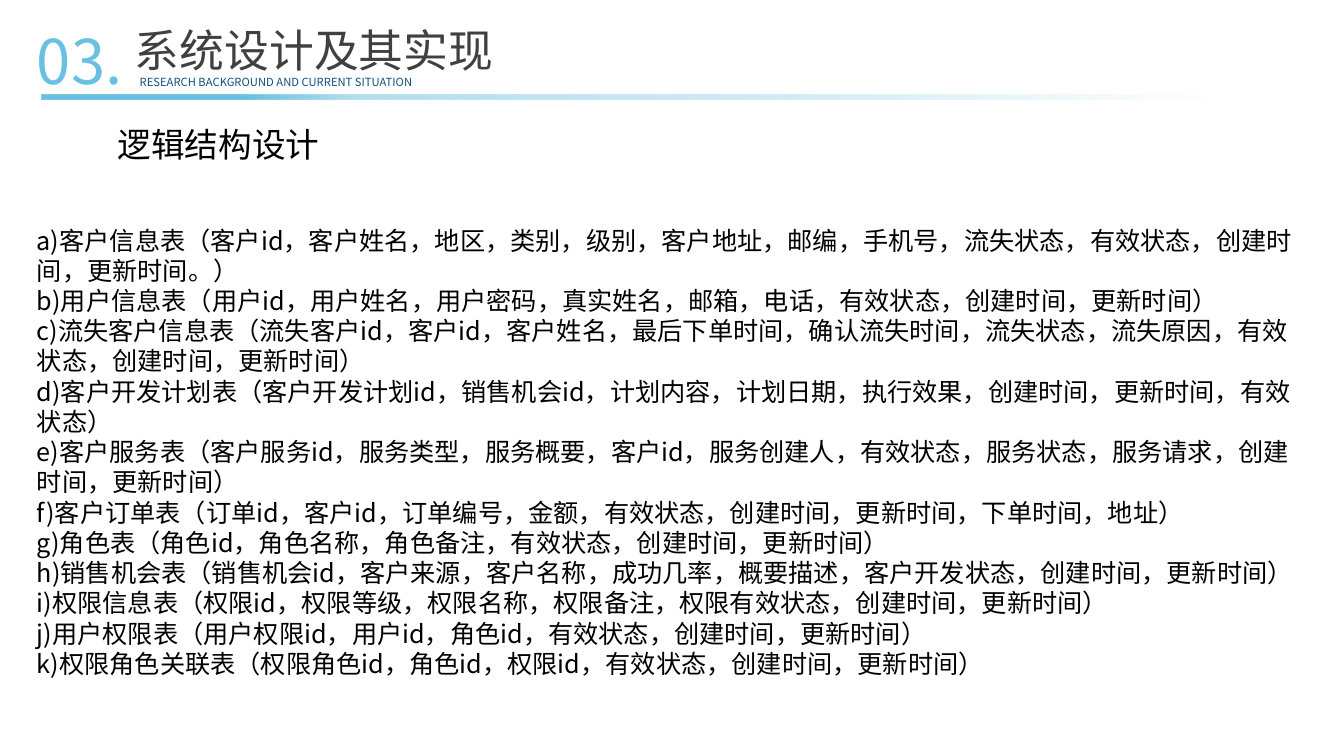
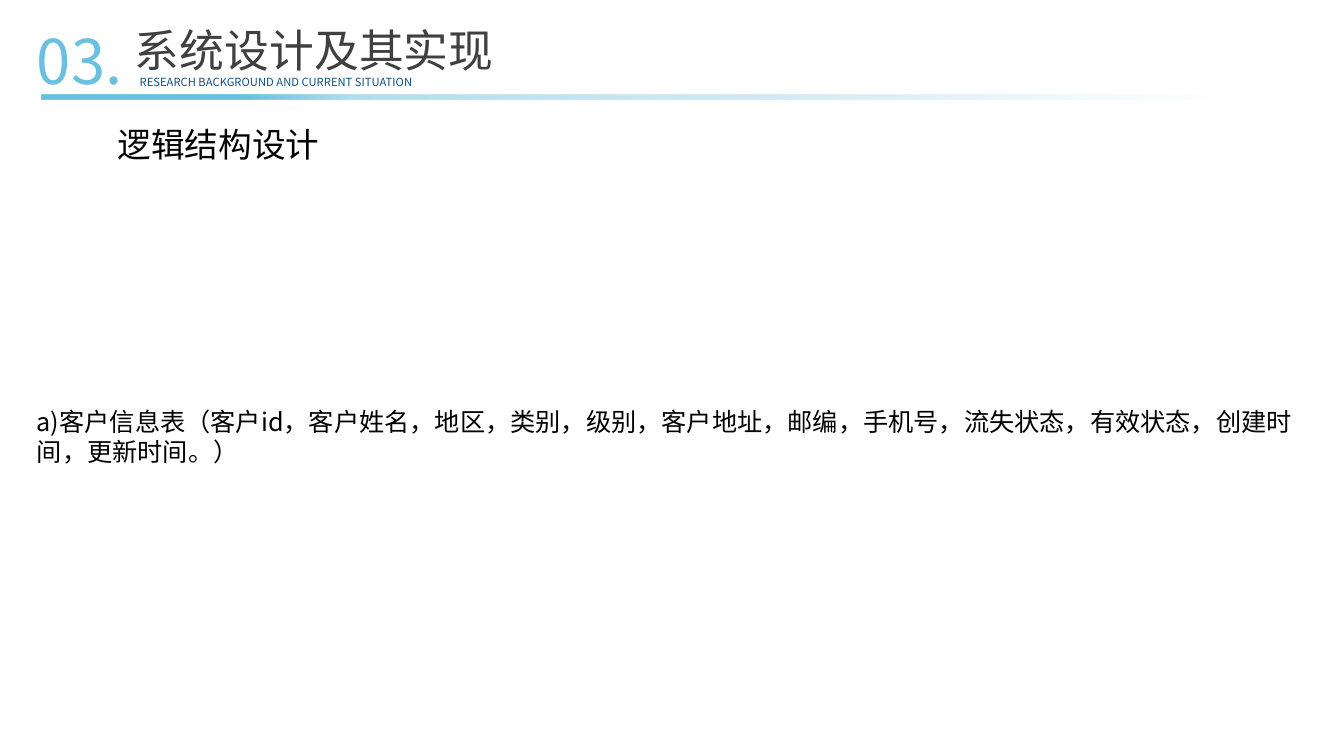
Before and after one commit to ConsoleLZ/chat-app, a slide deck: slide 16 of 毕业论文/毕业答辩(系统开发）.pptx. Drawn at 1344x756 pixels with LibreOffice and Linux fonts; fonts in the diff are those of the drawing. Boxes give left, top, right and bottom in pixels: in the first picture for what was removed or moved away, otherwise in the second. Text is boxed around its words. In the diff, an @@ line names an element or a change of style, - is before the commit and + after.

```diff
--- a/毕业论文/毕业答辩(系统开发）.pptx
+++ b/毕业论文/毕业答辩(系统开发）.pptx
@@ text in rectangle at (37, 288, 1293, 678): paragraphs removed @@
-b)用户信息表（用户id，用户姓名，用户密码，真实姓名，邮箱，电话，有效状态，创建时间，更新时间）
-c)流失客户信息表（流失客户id，客户id，客户姓名，最后下单时间，确认流失时间，流失状态，流失原因，有效状态，创建时间，更新时间）
-d)客户开发计划表（客户开发计划id，销售机会id，计划内容，计划日期，执行效果，创建时间，更新时间，有效状态）
-e)客户服务表（客户服务id，服务类型，服务概要，客户id，服务创建人，有效状态，服务状态，服务请求，创建时间，更新时间）
-f)客户订单表（订单id，客户id，订单编号，金额，有效状态，创建时间，更新时间，下单时间，地址）
-g)角色表（角色id，角色名称，角色备注，有效状态，创建时间，更新时间）
-h)销售机会表（销售机会id，客户来源，客户名称，成功几率，概要描述，客户开发状态，创建时间，更新时间）
-i)权限信息表（权限id，权限等级，权限名称，权限备注，权限有效状态，创建时间，更新时间）
-j)用户权限表（用户权限id，用户id，角色id，有效状态，创建时间，更新时间）
-k)权限角色关联表（权限角色id，角色id，权限id，有效状态，创建时间，更新时间）
```
Also in this commit, not shown: 10 other slides changed, 3 other files.
